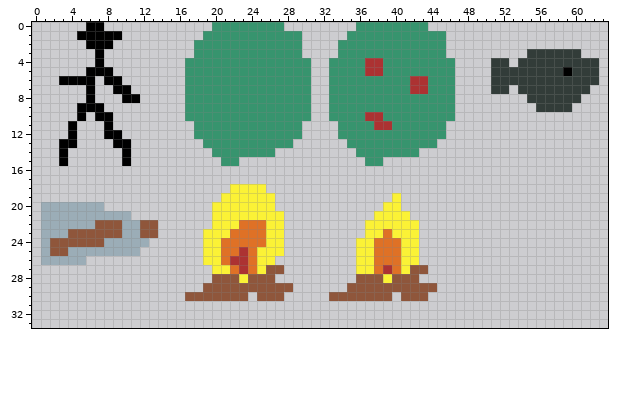
File history of a pixel-art file, Assets/textures/game_objects.ase. Above, as it was before the edit.
64x64 pixels, 1 frame. Shown: x 0..63, y 0..33.
The result:
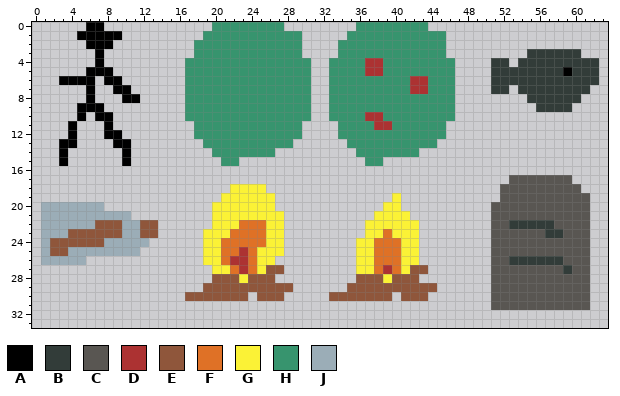
Palette (. is transparent): A #000000  B #323c39  C #595652  D #ac3232  E #8f563b  F #df7126  G #fbf236  H #37946e  J #9badb7
Difference:
@@ x 49..63 @@
 16 ...............
-17 ...............
-18 ...............
-19 ...............
-20 ...............
-21 ...............
-22 ...............
-23 ...............
-24 ...............
-25 ...............
-26 ...............
-27 ...............
-28 ...............
-29 ...............
-30 ...............
-31 ...............
+17 ....CCCCCCC....
+18 ...CCCCCCCCC...
+19 ...CCCCCCCCCC..
+20 ..CCCCCCCCCCC..
+21 ..CCCCCCCCCCC..
+22 ..CCBBBBBCCCC..
+23 ..CCCCCCBBCCC..
+24 ..CCCCCCCCCCC..
+25 ..CCCCCCCCCCC..
+26 ..CCBBBBBBCCC..
+27 ..CCCCCCCCBCC..
+28 ..CCCCCCCCCCC..
+29 ..CCCCCCCCCCC..
+30 ..CCCCCCCCCCC..
+31 ..CCCCCCCCCCC..
 32 ...............
Where, in picture pixels (left, top, right, bottom), the same in both pictures:
added: (491, 175, 590, 310)
